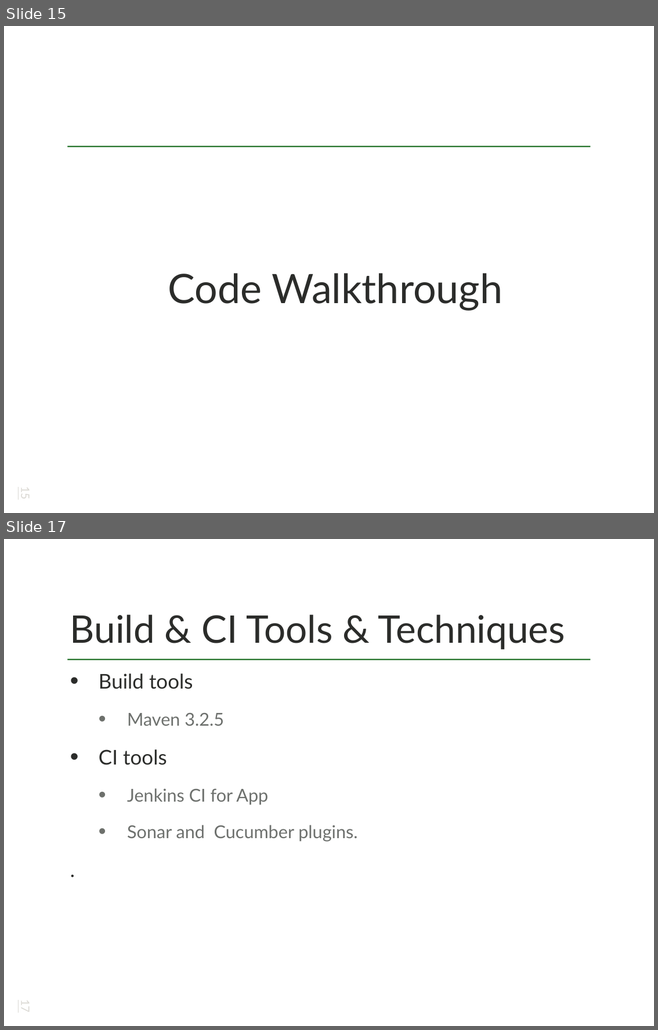
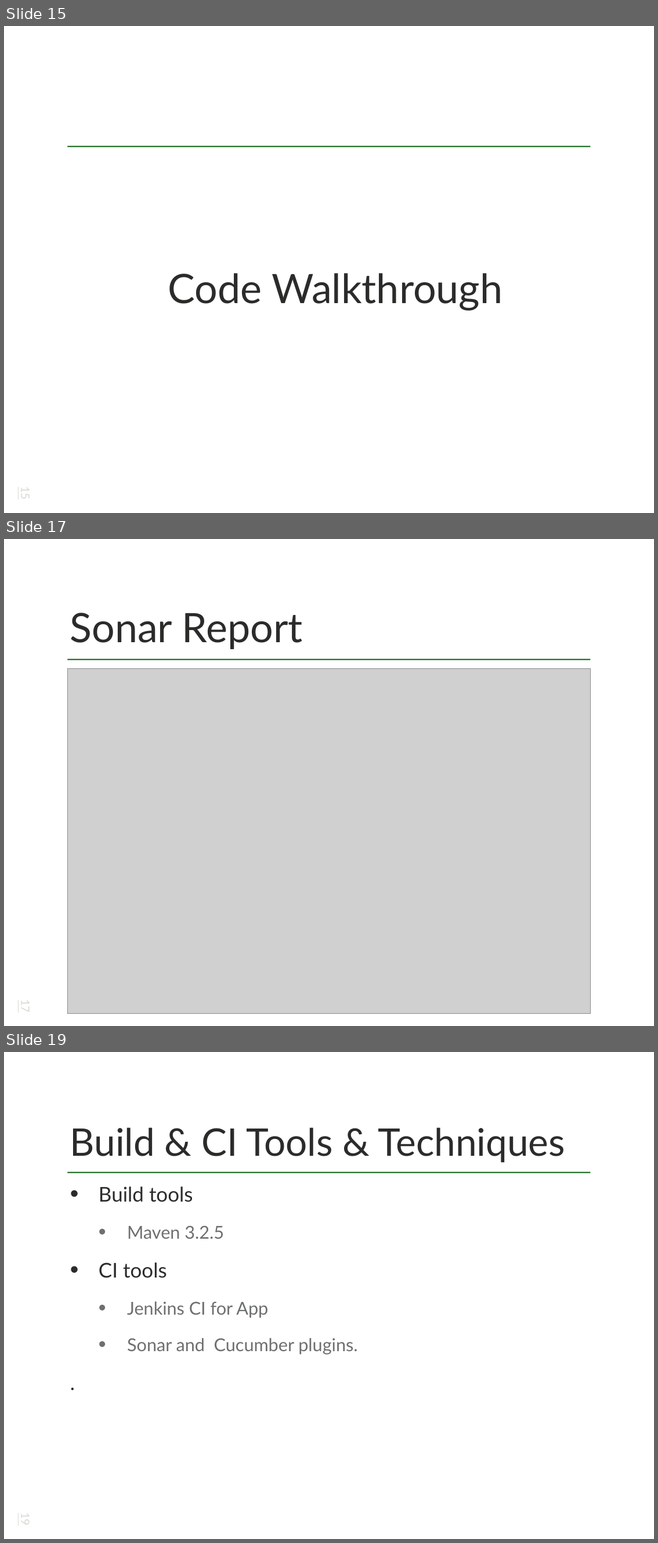
Before and after one commit to sunil311/EEJ1_Service_Platform, a slide deck: outsidewar/deliverables/EEteamJ1 Final Presentation.pptx. Shown one above the other, each under a label of ours: slides 15 and 17 before the commit, slides 15, 17 and 19 after it; the slides between them are not shown. The pictures are 658x1030 and 658x1543 pixels, drawn with LibreOffice and Linux fonts; fonts in the diff are those of the drawing; grey boxes stand for pictures. Boxes give left, top, right and bottom in pixels: in the first picture for what was removed or moved away, otherwise in the second. Text is boxed around its words. In the diff, an @@ line names an element or a change of style, - is before the commit and + after.

```diff
--- a/outsidewar/deliverables/EEteamJ1 Final Presentation.pptx
+++ b/outsidewar/deliverables/EEteamJ1 Final Presentation.pptx
@@ slide 17 added at (4,539,654,1026), background #FFFFFF; not listed: 1 template element that a slide beside it also shows @@
@@ title added at (70,613,303,649), 64 pt, text #2B2C2A @@
+Sonar Report
@@ picture added at (67,668,590,1013) @@
@@ page number added at (19,1001,33,1012), 18 pt, text #DAD8D3, underline @@
+17
@@ what was slide 17 is now slide 19 @@
@@ page number at (19,1514,33,1525): text changed @@
-17
+19
```
Also in this commit, not shown: 2 slides changed, 1 other slide added.
